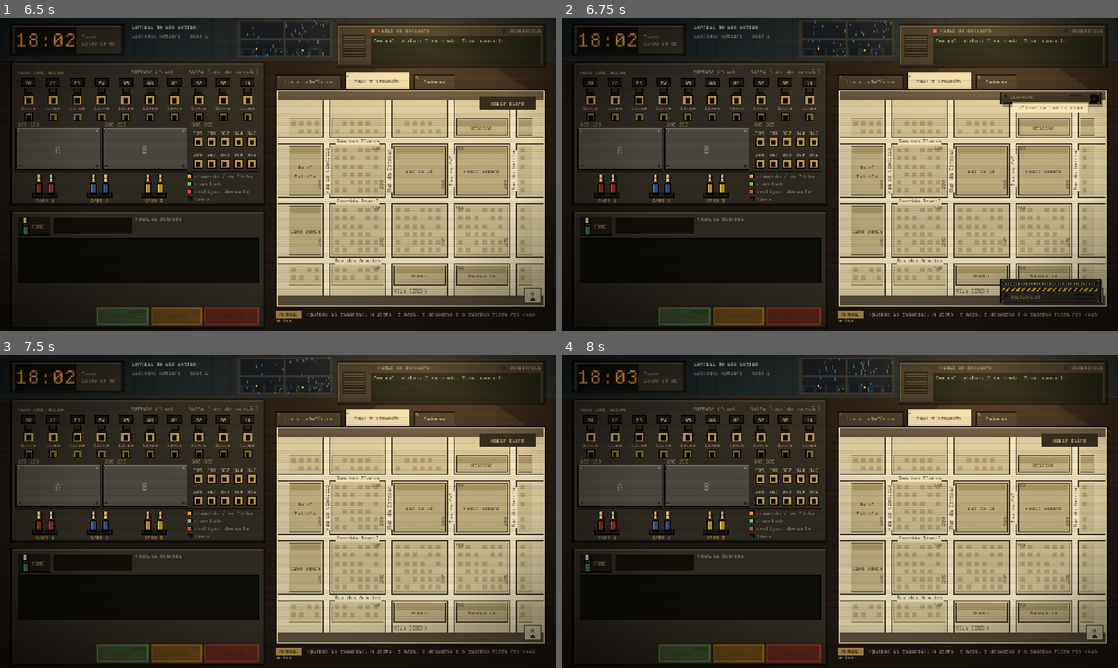
Above: before the commit, frames 1-4 (two rows, left to right).
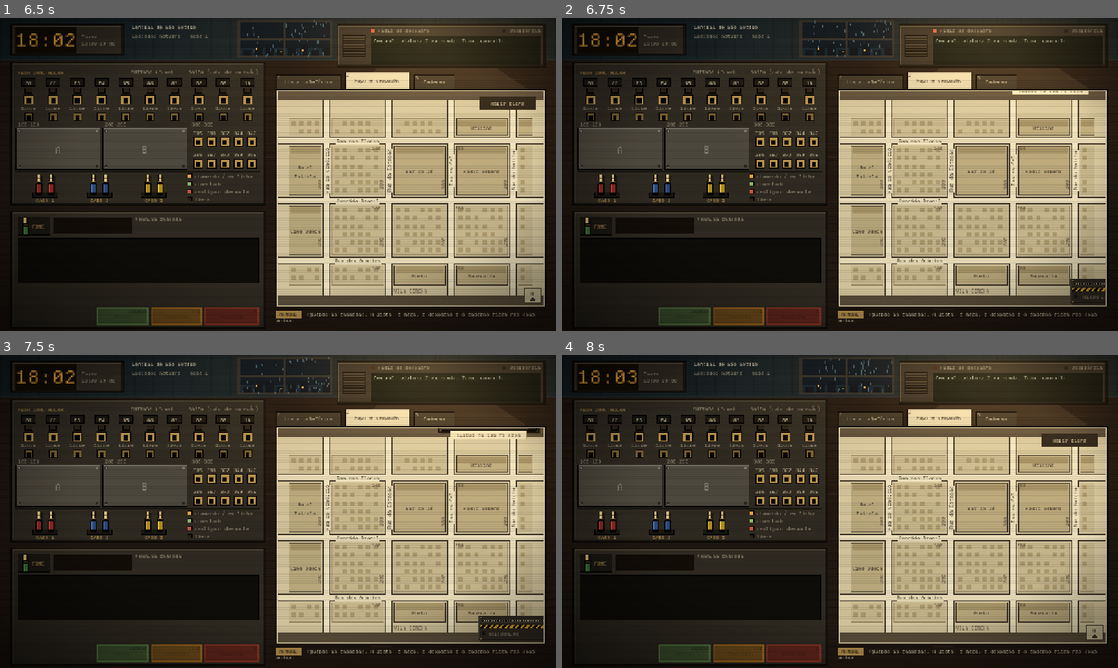
Above: after the commit, the same moments.

Repository: MendelDdS/Project-Switchboard
Game: Godot game, scene res://scenes/main.tscn
The game is run twice, just before and just after one commit, with the same random seed, the same clock (stepped at 60 frames per second) and the same inputs.
Inputs (mouse positions are in pixels of both pictures, inside the frame that each line leads up to):
- Up to frame 1 (6.5 s): click "Lista telefônica" at 0.5 s; click "Mapa e despacho" at 1.25 s; click "Virar ▶" at 2 s; click "Caderno" at 2.75 s; click "Começar turno" at 3.5 s; drag from (139, 133) to (333, 105) at 4.27 s; tap Enter at 5 s; drag from (411, 199) to (250, 237) at 5.02 s; move the mouse to (333, 105) at 5.77 s; hold X (hang_up) from 5.78 s (still down); tap 2 (tab_dispatch) at 5.85 s
- Up to frame 2 (6.75 s): release X (hang_up) at 6.5 s; click "Abrir ficha" at 6.5 s
- Up to frame 3 (7.5 s): click "×" at 7.25 s
- Up to frame 4 (8 s): no input

Frame 1 is identical in both runs. In frame 2, 2.1% of the frame differs, in the area x 78-98%, y 23-92%; in frame 3, 1.6%; in frame 4, nothing differs.

Commit message:
feat(#0000): improve card layout

Diff:
--- a/scenes/ui/dispatch.tscn
+++ b/scenes/ui/dispatch.tscn
@@ -31,11 +31,6 @@
 unique_name_in_owner = true
 visible = false
 layout_mode = 1
-anchors_preset = 2
-anchor_top = 1.0
-anchor_bottom = 1.0
-offset_top = -26.0
-grow_vertical = 0
 mouse_filter = 2
 theme_type_variation = &"SlipPanel"
 
--- a/scripts/t.gd
+++ b/scripts/t.gd
@@ -197,6 +197,8 @@
 	CARD_PRINTER,
 	CARD_TITLE,
 	CARD_SERIAL,
+	CARD_PLACE,
+	CARD_DISTRICT,
 	CARD_SECTOR,
 	CARD_SENDER,
 	CARD_SENDING,
--- a/scripts/ui/dispatch.gd
+++ b/scripts/ui/dispatch.gd
@@ -32,6 +32,7 @@
 var _units := {"pol": Unit.AVAILABLE, "bomb": Unit.AVAILABLE, "amb": Unit.AVAILABLE}
 var _incident := {}          ## emergência em andamento: call, street, block, req, sent, resolved, addr
 var _gen := 0                ## sobe no `reset`: viagens de antes dele não chegam nem voltam mais
+var _open := false           ## a ficha aberta (fechando, ela some só quando as máquinas se recolhem)
 
 @onready var city: CityMap = %City
 @onready var card: PunchCard = %Slip
@@ -44,6 +45,7 @@
 	card.dispatch = self
 	card.inserted.connect(_send)
 	card.discarded.connect(_discard)
+	card.closed.connect(_hide_slip)
 	%Open.pressed.connect(open_slip.bind(true))
 	%Close.pressed.connect(open_slip.bind(false))
 	resized.connect(_block)
@@ -68,14 +70,24 @@
 	_refresh()
 
 
-## Abre ou recolhe a ficha de despacho (o mapa ganha a aba toda).
+## Abre ou recolhe a ficha de despacho: as máquinas entram (ou saem) animadas, e ela some depois (`_hide_slip`).
 func open_slip(on: bool) -> void:
-	if _slip.visible == on:
-		return
-	_slip.visible = on
-	%Open.visible = not on
+	if _open == on:
+		return
+	_open = on
+	if on:
+		_slip.visible = true
+		%Open.visible = false
+	card.set_open(on)
 	Sfx.play("page")
 	_block()
+
+
+func _hide_slip() -> void:
+	if not _open:
+		_slip.visible = false
+		%Open.visible = true
+		_block()
 
 
 ## Onde há botões por cima do mapa (nenhum nome de rua ali).
--- a/scripts/ui/punch_card.gd
+++ b/scripts/ui/punch_card.gd
@@ -1,8 +1,11 @@
 class_name PunchCard
 extends Control
 ## A ficha de despacho como objeto, por cima do mapa (este nó cobre a aba; fora das máquinas e do cartão o clique vai
-## para o mapa, `_has_point`). Três máquinas: a impressora (canto de cima, à direita), a trituradora (embaixo dela,
-## na borda de baixo) e o transmissor (no meio, embaixo, sobe quando o cartão sai impresso).
+## para o mapa, `_has_point`). Três máquinas: a impressora (canto de cima, à direita; desce quando a ficha abre e
+## sobe quando fecha, com o × junto), a trituradora (embaixo dela,
+## na borda de baixo; entra pela direita quando a ficha abre e sai por ela quando fecha) e o transmissor (canto de
+## baixo, à esquerda; sobe quando o cartão sai impresso e desce quando não há cartão). Fechar a ficha (`set_open`)
+## espera as máquinas se recolherem (`closed`).
 ## Marcar o local faz a impressora datilografar o local (`typing`) e imprimir um cartão perfurado (`printer`), que sai
 ## pela fenda já com o local, o bairro e o setor. O jogador perfura o tipo de ocorrência (um só) e as unidades, cada um
 ## na sua posição; furo não se desfaz. O cartão vai para onde for arrastado, dentro do mapa, e fica onde for solto;
@@ -13,6 +16,8 @@
 
 signal inserted
 signal discarded
+## As máquinas terminaram de se recolher depois de `set_open(false)`: a ficha pode sumir.
+signal closed
 
 enum State { IDLE, TYPING, PRINTING, READY, DRAGGING, FEEDING }
 
@@ -26,7 +31,9 @@
 const TYPE_SEC := 0.9       # datilografando o local
 const PRINT_SEC := 1.3      # o cartão saindo da impressora...
 const PRINT_STEPS := 12     # ...aos solavancos, uma linha de cada vez
-const SENDER_SEC := 0.35    # o transmissor aparecendo
+const SENDER_SEC := 0.45    # o transmissor subindo ou descendo
+const SHREDDER_SEC := 0.45  # a trituradora entrando ou saindo pela direita
+const PRINTER_SEC := 0.45   # a impressora descendo ou subindo
 const FEED_SEC := 0.8       # o transmissor puxando o cartão
 const SHRED_SEC := 1.2      # a trituradora engolindo o cartão
 const CHAD_SEC := 0.45      # o picote caindo
@@ -34,14 +41,25 @@
 const CELL := Vector2(10, 14)
 const CARD := Color("e9dcb4")
 const CARD_EDGE := Color("a8966b")
+const FORM := Color("8a2a1c")          # o formulário vem impresso na tinta vermelha das emergências (o carimbo do caderno)
+const RULE := Color(0.35, 0.43, 0.55, 0.3)   # a pauta, como a do caderno
 const HOLE := Color("17110b")
 const MISSING := Color("8a3a14")
+const SHADOW := Color(0, 0, 0, 0.35)
+const SHADOW_REST := Vector2(3, 4)     # sombra do cartão na mesa...
+const SHADOW_HELD := Vector2(9, 12)    # ...e erguido, na mão (como o plug da mesa)
+const TOP := 82.0                      # o cabeçalho: faixa, local, bairro e setor, fio duplo
+const FOOT := 22.0                     # o rodapé: fio e o nome da central
 const HAZARD := Color("d9a521")
 
 var dispatch: Dispatch
 var state := State.IDLE
 var _t := 0.0               ## segundos no estado atual
-var _up := 0.0              ## 0..1: o transmissor à vista
+var _up := 0.0              ## 0..1: o transmissor à vista (sobe de baixo)
+var _in := 0.0              ## 0..1: a trituradora à vista (vem da direita)
+var _down := 0.0            ## 0..1: a impressora à vista (desce de cima)
+var _open := false          ## a ficha aberta (as máquinas à vista)
+var _closing := false       ## fechando: avisa `closed` quando as máquinas se recolherem
 var _pos := Vector2.ZERO    ## canto do cartão (coordenadas deste nó)
 var _from := 0.0            ## altura de onde o cartão começa a entrar na máquina
 var _into := ""             ## a máquina em que ele está entrando: "send" ou "shred"
@@ -53,6 +71,8 @@
 var _cells: Array = []      ## [Rect2 no cartão, "type" | "unit", id]
 var _heads := {}            ## "type" / "unit" -> y do título da parte
 var _card_h := 0.0
+var _rules: Array[float] = []   ## pauta entre as linhas
+var _specks: Array[Vector2] = []   ## fibras do papel (cada cartão as suas)
 var _chads: Array = []      ## picotes caindo: [posição no cartão, segundos]
 var _window := Control.new()
 var _sheet := Control.new()
@@ -60,6 +80,7 @@
 
 func _ready() -> void:
 	mouse_filter = Control.MOUSE_FILTER_STOP
+	clip_contents = true   # as máquinas saem pelas bordas
 	_window.clip_contents = true
 	_window.mouse_filter = Control.MOUSE_FILTER_IGNORE
 	_sheet.mouse_filter = Control.MOUSE_FILTER_IGNORE
@@ -80,6 +101,13 @@
 	Sfx.play("typing")
 
 
+## Abre (as máquinas entram) ou fecha (saem; depois, `closed`).
+func set_open(on: bool) -> void:
+	_open = on
+	_closing = not on
+	queue_redraw()
+
+
 ## Sem cartão (enviado, descartado, ou o despacho foi limpo).
 func clear() -> void:
 	if state != State.IDLE:
@@ -96,8 +124,10 @@
 
 # ------------------------------------------------------------------ lugar das coisas
 
+## A impressora, escondida acima da borda (com a tira de papel) enquanto não desce.
 func _printer() -> Rect2:
-	return Rect2(size.x - 4.0 - COL_W + (COL_W - CARD_W) / 2.0 - 8.0, 2.0, CARD_W + 16.0, PRINTER_H)
+	var up := roundf((1.0 - smoothstep(0.0, 1.0, _down)) * (PRINTER_H + 32.0))
+	return Rect2(size.x - 4.0 - COL_W + (COL_W - CARD_W) / 2.0 - 8.0, 2.0 - up, CARD_W + 16.0, PRINTER_H)
 
 
 func _printer_slot() -> float:
@@ -113,12 +143,15 @@
 	return Rect2(_pos, Vector2(CARD_W, _card_h))
 
 
-## "send": o transmissor, no meio da borda de baixo (sobe um pouco enquanto aparece). "shred": a trituradora, embaixo
-## da impressora (treme enquanto tritura).
+## "send": o transmissor, no canto de baixo à esquerda (escondido embaixo da borda enquanto não sobe). "shred": a
+## trituradora, embaixo da impressora (escondida à direita enquanto não entra; treme enquanto tritura).
 func _machine(m: String) -> Rect2:
 	if m == "send":
-		return Rect2(roundf((size.x - SENDER.x) / 2.0), size.y - SENDER.y - 4.0 + roundf((1.0 - _up) * 20.0), SENDER.x, SENDER.y)
-	return Rect2(Vector2(_printer().position.x, size.y - SHREDDER_H - 4.0) + _shake, Vector2(_printer().size.x, SHREDDER_H))
+		var down := roundf((1.0 - smoothstep(0.0, 1.0, _up)) * (SENDER.y + 10.0))
+		return Rect2(6.0, size.y - SENDER.y - 4.0 + down, SENDER.x, SENDER.y)
+	var x := _printer().position.x
+	var away := roundf((1.0 - smoothstep(0.0, 1.0, _in)) * (size.x - x + 10.0))
+	return Rect2(Vector2(x + away, size.y - SHREDDER_H - 4.0) + _shake, Vector2(_printer().size.x, SHREDDER_H))
 
 
 func _slot(m: String) -> float:
@@ -128,20 +161,28 @@
 ## Posições de perfuração (o tipo de ocorrência, depois as unidades, cada uma com o protocolo embaixo).
 func _layout() -> void:
 	_cells.clear()
-	var y := 58.0
+	_rules.clear()
+	var y := TOP
 	_heads["type"] = y
-	y += 16.0
+	y += 20.0
 	for o in GameData.CONTENT.occurrences:
 		_cells.append([Rect2(Vector2(10, y), CELL), "type", o])
 		y += ROW
+		_rules.append(y - 3.0)
 	y += 6.0
 	_heads["unit"] = y
-	y += 16.0
+	y += 20.0
 	for u in Dispatch.UNIT_IDS:
 		_cells.append([Rect2(Vector2(10, y), CELL), "unit", u])
 		y += 16.0 + Pal.ui.get_multiline_string_size(_why(u), HORIZONTAL_ALIGNMENT_LEFT, CARD_W - 36.0, 11).y + 4.0
-	_card_h = y + 4.0
+		_rules.append(y - 3.0)
+	_card_h = y + FOOT
 	_sheet.size = Vector2(CARD_W, _card_h)
+	var rng := RandomNumberGenerator.new()
+	rng.seed = _serial
+	_specks.clear()
+	for i in 46:
+		_specks.append(Vector2(rng.randi_range(3, int(CARD_W) - 5), rng.randi_range(22, int(_card_h) - 6)))
 
 
 func _why(u: String) -> String:
@@ -192,13 +233,22 @@
 				(inserted if _into == "send" else discarded).emit()
 	var shredding := state == State.FEEDING and _into == "shred"
 	_shake = Vector2(randi_range(-1, 1), randi_range(-1, 1)) if shredding else Vector2.ZERO
-	var shown := state in [State.READY, State.DRAGGING] or state == State.FEEDING and _into == "send"
+	var shown := _open and (state in [State.READY, State.DRAGGING] or state == State.FEEDING and _into == "send")
+	var was := Vector3(_up, _in, _down)
 	_up = move_toward(_up, 1.0 if shown else 0.0, delta / SENDER_SEC)
+	_in = move_toward(_in, 1.0 if _open else 0.0, delta / SHREDDER_SEC)
+	_down = move_toward(_down, 1.0 if _open else 0.0, delta / PRINTER_SEC)
+	var close := get_node_or_null("Close") as Control   # o × fica na impressora
+	if close != null:
+		close.position.y = _printer().position.y + 5.0
+	if _closing and _up == 0.0 and _in == 0.0 and _down == 0.0:
+		_closing = false
+		closed.emit()
 	for ch in _chads:
 		ch[1] += delta
 	_chads = _chads.filter(func(ch): return ch[1] < CHAD_SEC)
 	_place_sheet()
-	if state != State.IDLE or _up > 0.0:
+	if state != State.IDLE or _up > 0.0 or was != Vector3(_up, _in, _down):
 		queue_redraw()
 
 
@@ -228,7 +278,7 @@
 # ------------------------------------------------------------------ mouse
 
 func _has_point(p: Vector2) -> bool:
-	if _printer().has_point(p) or _machine("shred").has_point(p) or state == State.DRAGGING:
+	if _down > 0.0 and _printer().has_point(p) or _in > 0.0 and _machine("shred").has_point(p) or state == State.DRAGGING:
 		return true
 	if state in [State.READY, State.FEEDING] and _card_rect().has_point(p):
 		return true
@@ -286,7 +336,8 @@
 	for m in ["send", "shred"]:
 		var r := _machine(m)
 		var centered := absf(_pos.x + CARD_W / 2.0 - r.get_center().x) < CARD_W / 3.0
-		if centered and bottom >= _slot(m) - NEAR_SLOT and bottom <= r.end.y and (m == "shred" or _up > 0.5):
+		var there := _up > 0.5 if m == "send" else _in > 0.5
+		if there and centered and bottom >= _slot(m) - NEAR_SLOT and bottom <= r.end.y:
 			_pos.x = r.get_center().x - CARD_W / 2.0
 			_from = _pos.y
 			_into = m
@@ -306,10 +357,12 @@
 func _draw() -> void:
 	if _up > 0.0:
 		_draw_sender()
-	_draw_shredder()
-	_draw_printer()
-	if state == State.IDLE or state == State.TYPING:
-		_draw_tongue()
+	if _in > 0.0:
+		_draw_shredder()
+	if _down > 0.0:
+		_draw_printer()
+		if state == State.IDLE or state == State.TYPING:
+			_draw_tongue()
 
 
 ## Caixa de metal: sombra na mesa, borda, luz em cima e à esquerda, sombra embaixo e à direita, parafusos nos cantos.
@@ -371,7 +424,7 @@
 ## O transmissor: fenda em cima com setas, placa com o nome, luz de pronto e o aviso, saída de ar e pés.
 func _draw_sender() -> void:
 	var r := _machine("send")
-	var a := _up
+	var a := 1.0
 	for x in [r.position.x + 14.0, r.end.x - 34.0]:
 		draw_rect(Rect2(x, r.end.y, 20, 3), Color(Pal.EDGE, a))   # os pés
 	_box(r, a)
@@ -414,40 +467,84 @@
 	_vent(Vector2(r.end.x - 60.0, r.position.y + 37.0), 3, 46.0)
 
 
-## O cartão, nas coordenadas dele (`_sheet`).
+## O cartão, nas coordenadas dele (`_sheet`): formulário impresso em vermelho (faixa, rótulos, posições de furo,
+## pauta e rodapé) e os dados datilografados em preto, com sombra na mesa (maior com ele na mão).
 func _draw_card() -> void:
 	var ci := _sheet
 	var shape := PackedVector2Array([Vector2(10, 0), Vector2(CARD_W, 0), Vector2(CARD_W, _card_h), Vector2(0, _card_h), Vector2(0, 10)])
+	var lift := SHADOW_HELD if state == State.DRAGGING else SHADOW_REST
+	var shadow := PackedVector2Array()
+	for q in shape:
+		shadow.append(q + lift)
+	ci.draw_colored_polygon(shadow, SHADOW)
 	ci.draw_colored_polygon(shape, CARD)   # o canto cortado dos cartões perfurados
-	shape.append(shape[0])
-	ci.draw_polyline(shape, CARD_EDGE, 1.0)
-	_text(ci, Vector2(14, 16), T.text(T.Key.CARD_TITLE), Pal.INK_SOFT)
-	_text(ci, Vector2(14, 16), T.text(T.Key.CARD_SERIAL) % _serial, Pal.INK_SOFT, CARD_W - 22.0, HORIZONTAL_ALIGNMENT_RIGHT)
-	_text(ci, Vector2(14, 32), _place, Pal.INK)
-	_text(ci, Vector2(14, 46), "%s · %s" % [T.text(CityMap.DISTRICT[_sector]).to_upper(), T.text(T.Key.CARD_SECTOR) % _sector], Pal.INK_SOFT)
-	for x in range(8, int(CARD_W) - 8, 4):
-		ci.draw_rect(Rect2(x, 52, 2, 1), CARD_EDGE)
+	for sp in _specks:   # fibras do papel
+		ci.draw_rect(Rect2(sp, Vector2(2 if int(sp.x) % 3 == 0 else 1, 1)), CARD.darkened(0.1))
+	# cabeçalho: a faixa impressa, o local e o bairro datilografados em linhas de preencher
+	ci.draw_colored_polygon(PackedVector2Array([Vector2(10, 0), Vector2(CARD_W, 0), Vector2(CARD_W, 18), Vector2(0, 18), Vector2(0, 10)]), FORM)
+	_text(ci, Vector2(14, 13), T.text(T.Key.CARD_TITLE), CARD)
+	_text(ci, Vector2(14, 13), T.text(T.Key.CARD_SERIAL) % _serial, CARD, CARD_W - 22.0, HORIZONTAL_ALIGNMENT_RIGHT)
+	_text(ci, Vector2(10, 32), T.text(T.Key.CARD_PLACE), FORM)
+	var box := Rect2(CARD_W - 21.0, 22.0, 11, 12)   # o setor, datilografado numa caixinha à direita
+	ci.draw_rect(box, FORM, false, 1.0)
+	_text(ci, Vector2(box.position.x, 32), str(_sector), Pal.INK, box.size.x, HORIZONTAL_ALIGNMENT_CENTER)
+	_text(ci, Vector2(10, 32), T.text(T.Key.CARD_SECTOR), FORM, box.position.x - 15.0, HORIZONTAL_ALIGNMENT_RIGHT)
+	_text(ci, Vector2(10, 47), _place, Pal.INK)
+	_field(ci, 10.0, 50.0)
+	var label := T.text(T.Key.CARD_DISTRICT)
+	var at := 16.0 + Pal.ui.get_string_size(label, HORIZONTAL_ALIGNMENT_LEFT, -1, 11).x
+	_text(ci, Vector2(10, 66), label, FORM)
+	_text(ci, Vector2(at, 66), T.text(CityMap.DISTRICT[_sector]).to_upper(), Pal.INK)
+	_field(ci, at, 69.0)
+	ci.draw_rect(Rect2(6, TOP - 7.0, CARD_W - 12.0, 1), FORM)   # fio duplo
+	ci.draw_rect(Rect2(6, TOP - 5.0, CARD_W - 12.0, 1), FORM)
+	# as partes: título com a caixinha (um X datilografado quando perfurada) e a pauta entre as linhas
 	var heads := {"type": [dispatch.occurrence() != "", T.Key.DISPATCH_CHECK_TYPE], "unit": [not dispatch.picked().is_empty(), T.Key.DISPATCH_CHECK_UNITS]}
 	for kind in heads:
-		var done: bool = heads[kind][0]
-		_text(ci, Vector2(10, _heads[kind] + 10.0), ("[x] " if done else "[ ] ") + T.text(heads[kind][1]).to_upper(), Pal.INK if done else MISSING)
+		var y: float = _heads[kind]
+		_text(ci, Vector2(10, y + 11.0), T.text(heads[kind][1]).to_upper(), FORM)
+		var check := Rect2(CARD_W - 21.0, y + 1.0, 11, 11)
+		ci.draw_rect(check, FORM, false, 1.0)
+		if heads[kind][0]:
+			_text(ci, Vector2(check.position.x, check.position.y + 10.0), "X", Pal.INK, check.size.x, HORIZONTAL_ALIGNMENT_CENTER)
+		ci.draw_rect(Rect2(10, y + 15.0, CARD_W - 20.0, 1), Color(FORM, 0.5))
+	for y in _rules:
+		ci.draw_rect(Rect2(28, y, CARD_W - 38.0, 1), RULE)
 	var count := {"type": 0, "unit": 0}   # cada parte numera as suas posições: 1, 2, 3...
 	for c in _cells:
 		count[c[1]] += 1
 		_draw_cell(ci, c[0], c[1], c[2], count[c[1]])
+	# rodapé: o fio, o nome da central e as marcas de coluna na borda, como nos cartões perfurados
+	var foot := _card_h - FOOT + 4.0
+	ci.draw_rect(Rect2(6, foot, CARD_W - 12.0, 1), FORM)
+	_text(ci, Vector2(0, foot + 12.0), T.text(T.Key.GAME_TITLE).to_upper(), Color(FORM, 0.8), CARD_W, HORIZONTAL_ALIGNMENT_CENTER)
+	for x in range(6, int(CARD_W) - 4, 6):
+		ci.draw_rect(Rect2(x, _card_h - 3.0, 1, 2), Color(FORM, 0.35))
+	shape.append(shape[0])
+	ci.draw_polyline(shape, CARD_EDGE, 1.0)
+	ci.draw_rect(Rect2(1, _card_h - 1.0, CARD_W - 1.0, 1), CARD_EDGE.darkened(0.25))   # a espessura do cartão
+	ci.draw_rect(Rect2(CARD_W - 1.0, 1, 1, _card_h - 1.0), CARD_EDGE.darkened(0.25))
 	for ch in _chads:   # o picote do furo caindo
 		var k: float = ch[1] / CHAD_SEC
 		ci.draw_rect(Rect2(ch[0] + Vector2(-3, -5 + 60.0 * k * k), Vector2(6, 9)), Color(CARD, 1.0 - k))
 
 
-## Uma posição de perfuração e o que ela quer dizer.
+## Linha de preencher (pontilhado vermelho) embaixo de um dado datilografado.
+func _field(ci: CanvasItem, x: float, y: float) -> void:
+	for fx in range(int(x), int(CARD_W) - 10, 3):
+		ci.draw_rect(Rect2(fx, y, 1, 1), Color(FORM, 0.6))
+
+
+## Uma posição de perfuração (impressa em vermelho, com o número) e o que ela quer dizer.
 func _draw_cell(ci: CanvasItem, r: Rect2, kind: String, id: String, n: int) -> void:
 	var busy := kind == "unit" and not dispatch.unit_free(id)
 	if _punched(kind, id):
 		ci.draw_rect(r, HOLE)
+		ci.draw_rect(Rect2(r.position.x, r.end.y - 1.0, r.size.x, 1), Color(1, 1, 1, 0.18))   # a luz passando pelo furo
 	else:
-		ci.draw_rect(r, Pal.INK_SOFT, false, 1.0)
-		_text(ci, Vector2(r.position.x, r.position.y + 11.0), str(n), Color(Pal.INK_SOFT, 1.0 if _can_punch(kind, id) else 0.35),
+		ci.draw_rect(r, Color(FORM, 0.08))
+		ci.draw_rect(r, FORM, false, 1.0)
+		_text(ci, Vector2(r.position.x, r.position.y + 11.0), str(n), Color(FORM, 1.0 if _can_punch(kind, id) else 0.3),
 			r.size.x, HORIZONTAL_ALIGNMENT_CENTER)
 	var at := Vector2(r.end.x + 8.0, r.position.y + 11.0)
 	if kind == "type":
@@ -455,8 +552,8 @@
 		return
 	_text(ci, at, T.text(Dispatch.UNIT_NAMES[id]), MISSING if busy else Pal.INK, CARD_W - 36.0)
 	if busy:   # ocupada: riscada, e o estado no lugar do protocolo
-		ci.draw_line(r.position, r.end, MISSING, 1.0)
-		ci.draw_line(Vector2(r.position.x, r.end.y), Vector2(r.end.x, r.position.y), MISSING, 1.0)
+		ci.draw_line(r.position, r.end, Pal.INK, 1.0)
+		ci.draw_line(Vector2(r.position.x, r.end.y), Vector2(r.end.x, r.position.y), Pal.INK, 1.0)
 		_text(ci, at + Vector2(0, 14), T.text(Dispatch.UNIT_STATUS[dispatch.unit_state(id)]), MISSING, CARD_W - 36.0)
 		return
 	ci.draw_multiline_string(Pal.mono, (at + Vector2(0, 14)).round(), _why(id), HORIZONTAL_ALIGNMENT_LEFT, CARD_W - 36.0, 11, -1, Pal.INK_SOFT)
--- a/tests/test_flow.gd
+++ b/tests/test_flow.gd
@@ -717,7 +717,7 @@
 		_mouse(card, at + to - card._pos)
 		_mouse(card, at + to - card._pos, 0)
 	var slot := func(machine: String) -> Vector2:   # o canto do cartão com a borda de baixo na fenda da máquina
-		await wait_until(func(): return card._up >= 1.0, 2.0)   # o transmissor termina de subir
+		await wait_until(func(): return card._up >= 1.0 and card._in >= 1.0, 2.0)   # as máquinas terminam de entrar
 		return Vector2(card._machine(machine).get_center().x - card.CARD_W / 2.0, card._slot(machine) - card._card_h + 8.0)
 	drag.call(await slot.call("send"))
 	ok(card.state == card.State.FEEDING, "cartão em branco também entra no cartucho")
@@ -749,7 +749,8 @@
 	ok(await wait_until(func(): return d._location.is_empty(), 3.0), "o cartão no cartucho envia")
 	ok(d.occurrence() == "" and d.picked().is_empty() and d.city.sel.is_empty() and card.state == card.State.IDLE, "depois de enviar, local e tipo limpos")
 	ok(not d.unit_free("amb"), "ambulância a caminho fica indisponível")
-	ok(not d._slip.visible, "depois de enviar, a ficha se recolhe")
+	ok(d._slip.visible and card._up < 1.0, "depois de enviar, as máquinas se recolhem animadas...")
+	ok(await wait_until(func(): return not d._slip.visible, 3.0) and d.get_node("%Open").visible, "...e a ficha some")
 	await frames(2)
 	ok(d.get_node("%Fleet").visible and d.get_node("%Report").text.contains(T.text(T.Key.UNIT_AMBULANCE)), "a faixa das viaturas mostra quem saiu")
 	m.tools.set_tab("lista")
--- a/translations/ui.csv
+++ b/translations/ui.csv
@@ -194,7 +194,9 @@
 CARD_PRINTER,DESPACHO,DISPATCH,DESPACHO
 CARD_TITLE,FICHA DE DESPACHO,DISPATCH CARD,FICHA DE DESPACHO
 CARD_SERIAL,Nº %04d,No. %04d,N.º %04d
-CARD_SECTOR,SETOR %d,SECTOR %d,SECTOR %d
+CARD_PLACE,LOCAL,LOCATION,LUGAR
+CARD_DISTRICT,BAIRRO,DISTRICT,BARRIO
+CARD_SECTOR,SETOR,SECTOR,SECTOR
 CARD_SENDER,TRANSMISSOR,TRANSMITTER,TRANSMISOR
 CARD_SENDING,TRANSMITINDO...,SENDING...,TRANSMITIENDO...
 CARD_SHREDDER,TRITURADOR,SHREDDER,TRITURADORA
Binary file changed: translations/ui.en.translation
Binary file changed: translations/ui.es.translation
Binary file changed: translations/ui.pt_BR.translation
Not shown, changed: CLAUDE.md
